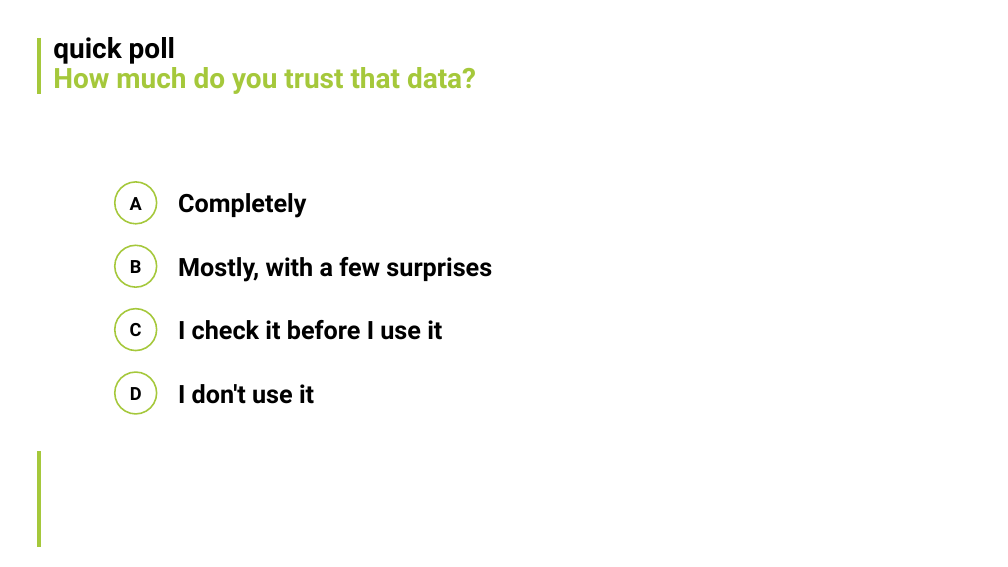
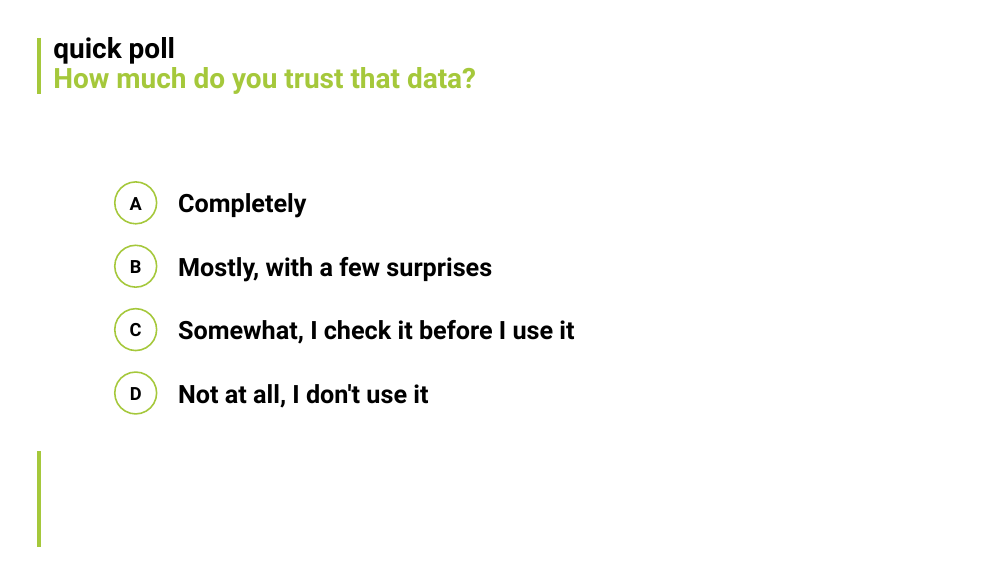
Before and after one commit to KillgoreAlpha/sc26-netbox-demo, a slide deck: slide 6 of slides/NetBox Demo (Neuvys template).pptx. Drawn at 1008x567 pixels with LibreOffice and Linux fonts; fonts in the diff are those of the drawing; background and template pictures are left out. Boxes give left, top, right and bottom in pixels: in the first picture for what was removed or moved away, otherwise in the second. Text is boxed around its words. In the diff, an @@ line names an element or a change of style, - is before the commit and + after.

```diff
--- a/slides/NetBox Demo (Neuvys template).pptx
+++ b/slides/NetBox Demo (Neuvys template).pptx
@@ text at <box>178,320,574,344</box>: text changed @@
-I check it before I use it
+Somewhat, I check it before I use it
@@ text at <box>178,384,428,408</box>: text changed @@
-I don't use it
+Not at all, I don't use it
```
Also in this commit, not shown: 2 other files.
